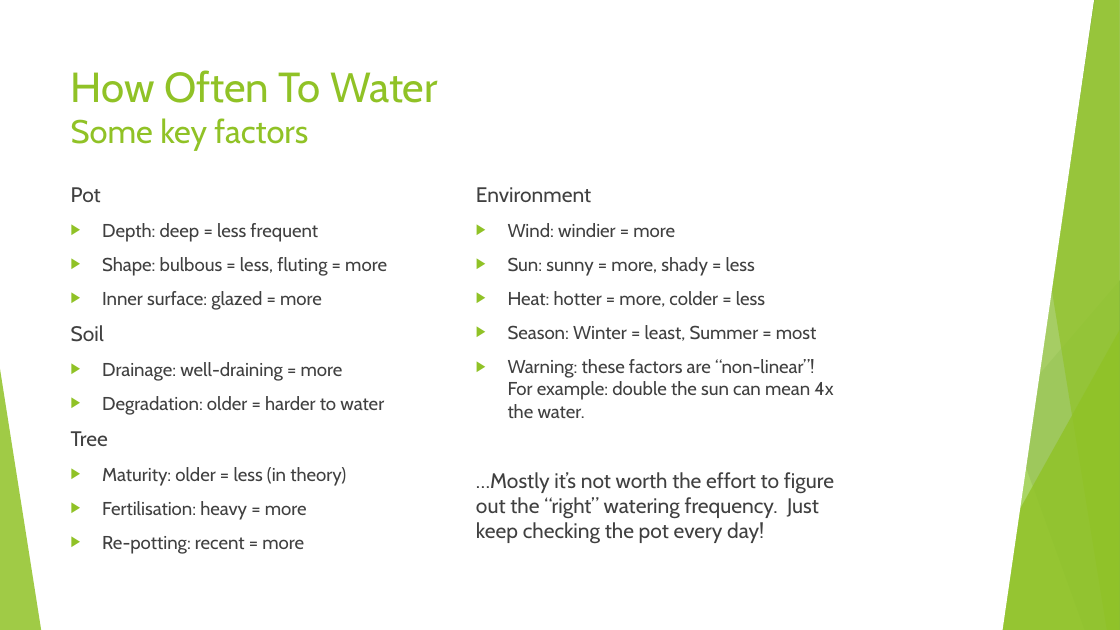
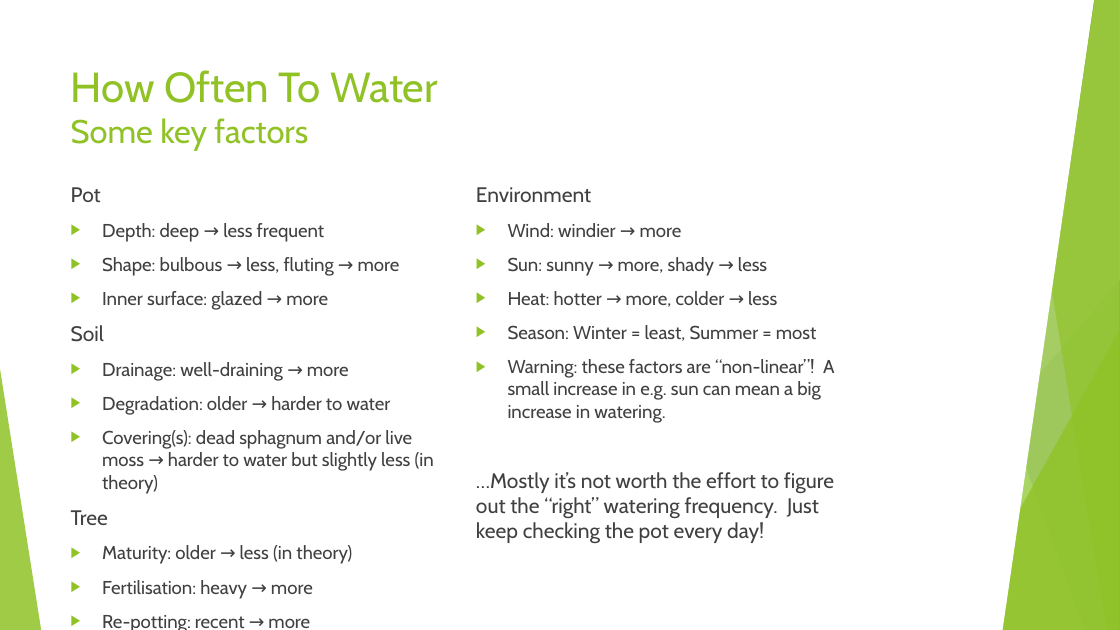
Before and after one commit to AlexLabram/Bonsai, a slide deck: slide 13 of Courseware/Bonsai Evening A (2024-07-04).pptx. Drawn at 1120x630 pixels with LibreOffice and Linux fonts; fonts in the diff are those of the drawing. Boxes give left, top, right and bottom in pixels: in the first picture for what was removed or moved away, otherwise in the second. Text is boxed around its words. In the diff, an @@ line names an element or a change of style, - is before the commit and + after.

Commit message:
Corrected wiring diagram slide in running deck (Previous version was a dodgy hybrid of single-hole and two-hole wiring) Added moss to "when to water" list Cross-updated event deck

```diff
--- a/Courseware/Bonsai Evening A (2024-07-04).pptx
+++ b/Courseware/Bonsai Evening A (2024-07-04).pptx
@@ text at [102, 223, 400, 310]: text changed @@
-▶ Depth: deep = less frequent
-▶ Shape: bulbous = less, fluting = more
-▶ Inner surface: glazed = more
+▶ Depth: deep → less frequent
+▶ Shape: bulbous → less, fluting → more
+▶ Inner surface: glazed → more
@@ text at [508, 223, 777, 307]: text changed @@
-▶ Wind: windier = more
-▶ Sun: sunny = more, shady = less
-▶ Heat: hotter = more, colder = less
+▶ Wind: windier → more
+▶ Sun: sunny → more, shady → less
+▶ Heat: hotter → more, colder → less
@@ text at [508, 359, 834, 423]: text changed @@
-▶ Warning: these factors are “non-linear”! For example: double the sun can mean 4x the water.
+▶ Warning: these factors are “non-linear”! A small increase in e.g. sun can mean a big increase in watering.
@@ text at [102, 362, 434, 494]: text changed @@
-▶ Drainage: well-draining = more
-▶ Degradation: older = harder to water
+▶ Drainage: well-draining → more
+▶ Degradation: older → harder to water
+▶ Covering(s): dead sphagnum and/or live moss → harder to water but slightly less (in theory)
@@ text at [102, 545, 352, 599]: text changed @@
-▶ Maturity: older = less (in theory)
-▶ Fertilisation: heavy = more
-▶ Re-potting: recent = more
+▶ Maturity: older → less (in theory)
+▶ Fertilisation: heavy → more
+▶ Re-potting: recent → more
```
Also in this commit, not shown: 1 other slide changed, 1 other file.
